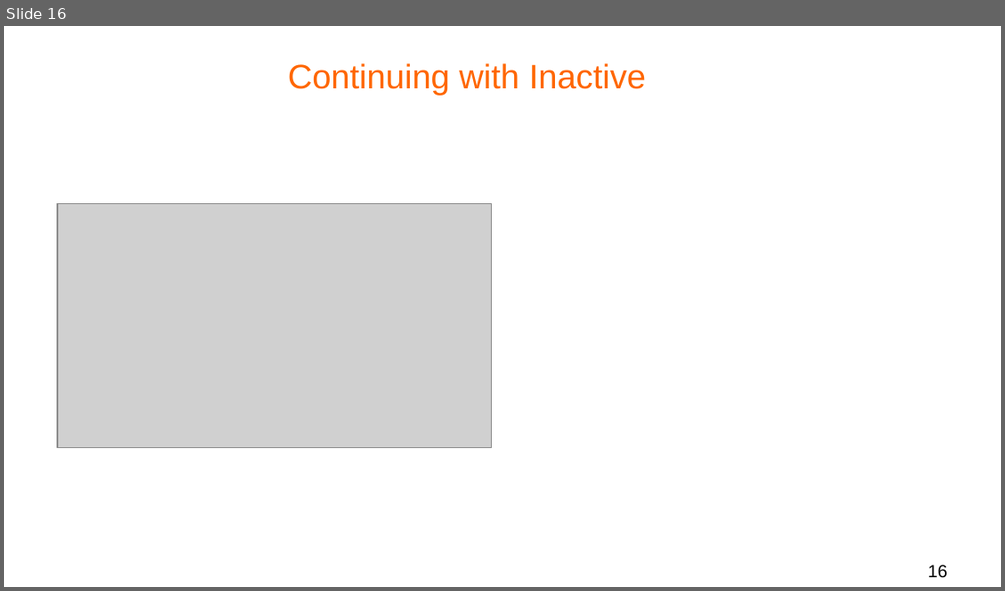
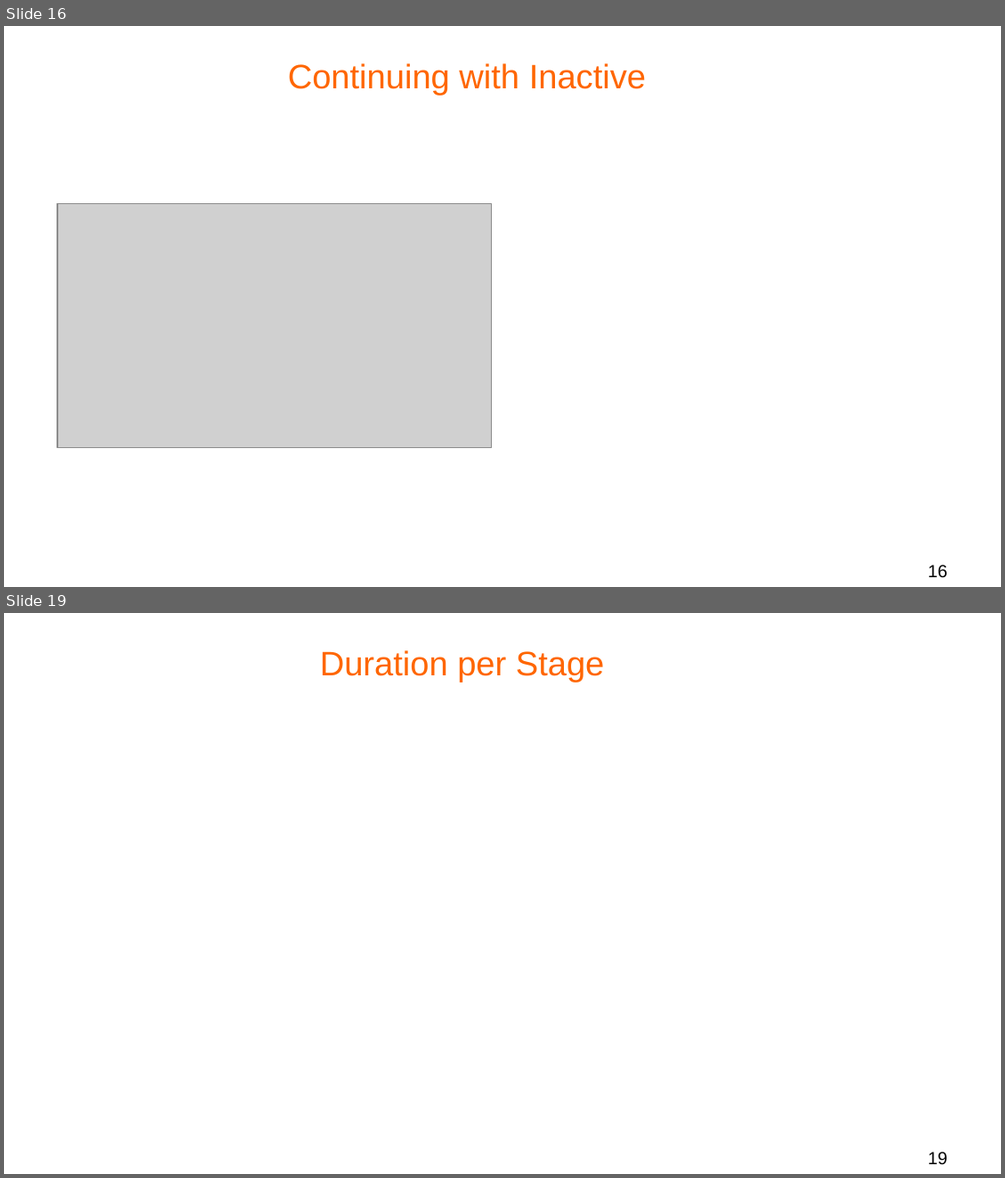
Before and after one commit to bldl/js-proposals, a slide deck: Data Analysis/Presentation/tc39 proposals observations.odp. Shown one above the other, each under a label of ours: slide 16 before the commit, slides 16 and 19 after it; the slides between them are not shown. The pictures are 1005x591 and 1005x1178 pixels, drawn with LibreOffice and Linux fonts; fonts in the diff are those of the drawing; grey boxes stand for pictures; background and template pictures are left out. Boxes give left, top, right and bottom in pixels: in the first picture for what was removed or moved away, otherwise in the second. Text is boxed around its words. In the diff, an @@ line names an element or a change of style, - is before the commit and + after.

```diff
--- a/Data Analysis/Presentation/tc39 proposals observations.odp
+++ b/Data Analysis/Presentation/tc39 proposals observations.odp
@@ slide 19 added at box(4, 613, 1001, 1174), background #FFFFFF @@
@@ title added at box(320, 650, 604, 682), 27 pt, text #FF6600 @@
+Duration per Stage
@@ page number added at box(928, 1151, 947, 1164), 14 pt, text #000000 @@
+19
```
Also in this commit, not shown: 9 slides changed, 1 other slide added, 1 slide removed, 17 other files.
